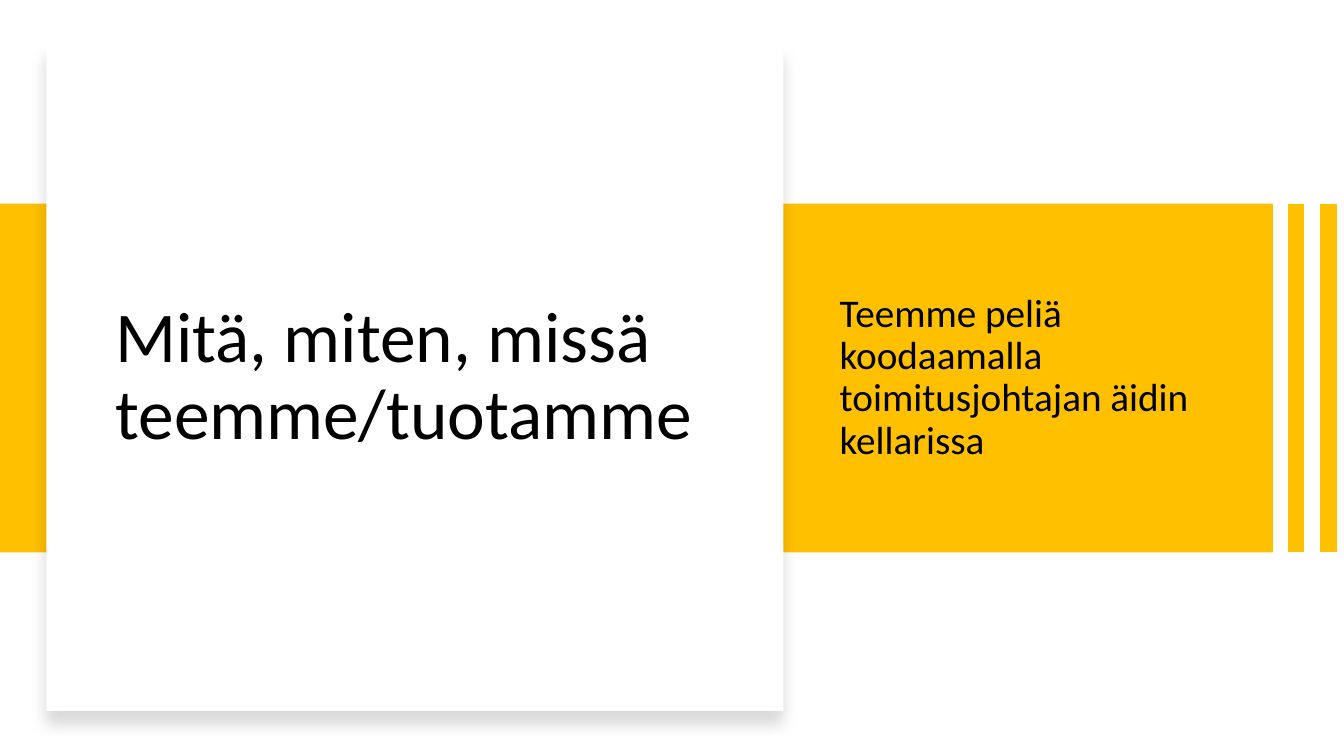
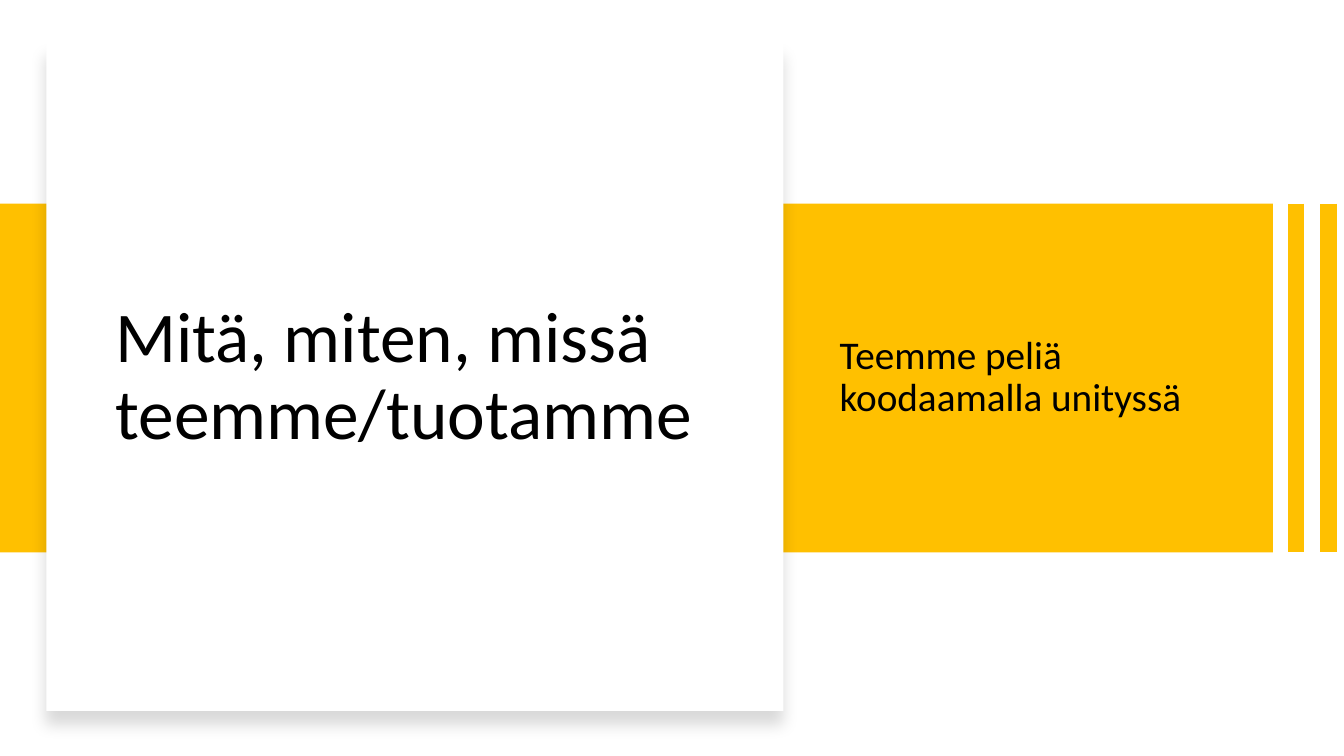
Before and after one commit to NooaKallio/Projekti, a slide deck: slide 7 of Misc/Presentation.pptx. Drawn at 1344x756 pixels with LibreOffice and Linux fonts; fonts in the diff are those of the drawing. Boxes give left, top, right and bottom in pixels: in the first picture for what was removed or moved away, otherwise in the second. Text is boxed around its words. In the diff, an @@ line names an element or a change of style, - is before the commit and + after.

```diff
--- a/Misc/Presentation.pptx
+++ b/Misc/Presentation.pptx
@@ text at box(840, 341, 1181, 418): text changed @@
-Teemme peliä koodaamalla toimitusjohtajan äidin kellarissa
+Teemme peliä koodaamalla unityssä
```
Also in this commit, not shown: 6 other slides changed.
